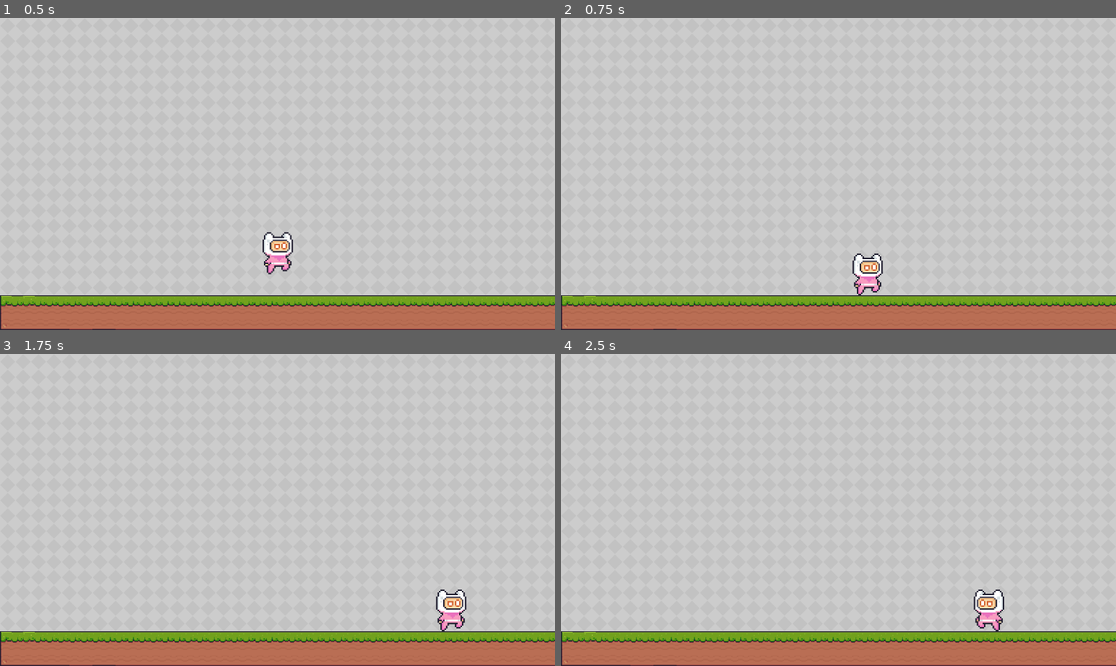
Above: before the commit, frames 1-4 (two rows, left to right).
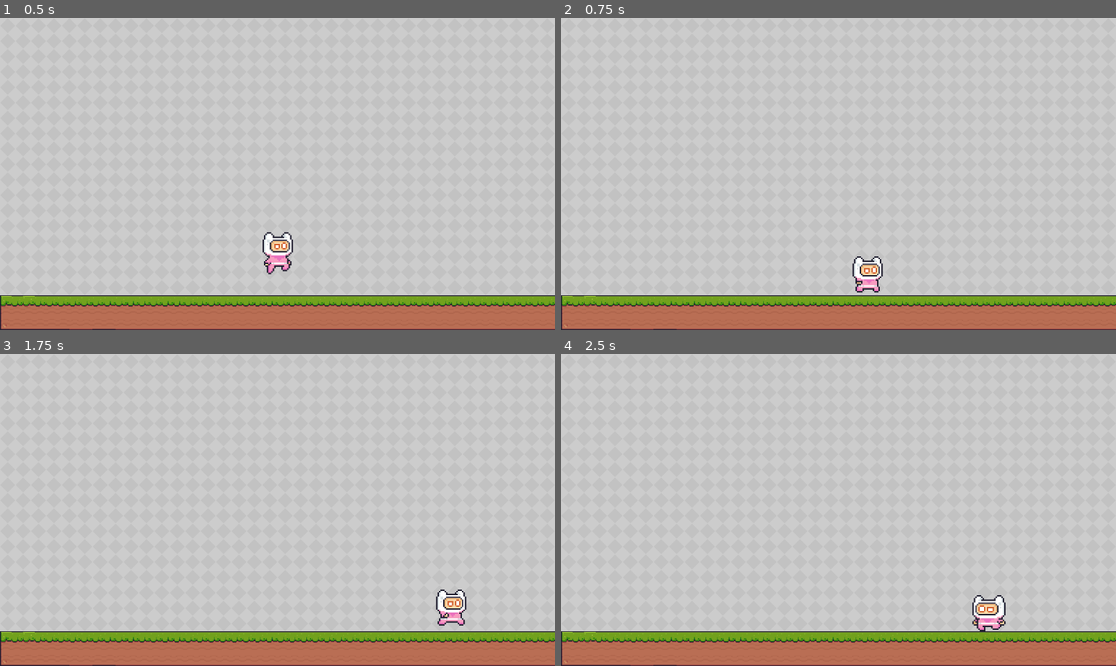
Above: after the commit, the same moments.

Repository: LucasMBalieiro/AulaJamso
Game: Godot game, scene res://Scenes/main.tscn
Two runs of this game, one before a commit and one after it. Both use one fixed random seed, a clock stepped at 60 frames per second and the inputs below. The engine's default icon, where the game draws it, is replaced by a stand-in: a white triangle on a blue panel in a dark square.
Inputs:
- Up to frame 1 (0.5 s): no input
- Up to frame 2 (0.75 s): tap Enter (ui_accept) at 0.5 s; hold Right (ui_right) from 0.53 s (still down); tap P (punch, bound only after the commit) at 0.6 s
- Up to frame 3 (1.75 s): keep holding Right (ui_right); tap Enter (ui_accept) at 0.77, 1.52 s; tap P (punch, bound only after the commit) at 1.35 s
- Up to frame 4 (2.5 s): release Right (ui_right) at 2.03 s; hold Left (ui_left) from 2.03 s (still down); tap P (punch, bound only after the commit) at 2.1 s

Frame 1 is identical in both runs. In frame 2, 0.4% of the frame differs, in the area x 52-59%, y 75-89%; in frame 3, 0.2%; in frame 4, 0.6%, in the area x 74-81%, y 75-89%.

Commit message:
Create key input

Diff:
--- a/Scripts/personagem.gd
+++ b/Scripts/personagem.gd
@@ -7,6 +7,9 @@
 @onready var animated_sprite_2d: AnimatedSprite2D = $AnimatedSprite2D
 
 func _physics_process(delta: float) -> void:
+
+	if Input.is_action_just_pressed('punch'):
+		print("SOCO!")
 
 	if Input.is_action_just_pressed('ui_left'):
 		animated_sprite_2d.flip_h = true
@@ -19,10 +22,10 @@
 	var direction := Input.get_axis("ui_left", "ui_right")
 	if direction:
 		velocity.x = direction * SPEED
-		#animated_sprite_2d.animation = "run"
+		animated_sprite_2d.animation = "run"
 	else:
 		velocity.x = move_toward(velocity.x, 0, SPEED)
-		#animated_sprite_2d.animation = "idle"
+		animated_sprite_2d.animation = "idle"
 
 	if not is_on_floor():
 		velocity += get_gravity() * delta
--- a/project.godot
+++ b/project.godot
@@ -44,3 +44,8 @@
 , Object(InputEventKey,"resource_local_to_scene":false,"resource_name":"","device":-1,"window_id":0,"alt_pressed":false …(183 unchanged characters)…
 ]
 }
+punch={
+"deadzone": 0.2,
+"events": [Object(InputEventKey,"resource_local_to_scene":false,"resource_name":"","device":0,"window_id":0,"alt_pressed":false,"shift_pressed":false,"ctrl_pressed":false,"meta_pressed":false,"pressed":false,"keycode":0,"physical_keycode":80,"key_label":0,"unicode":0,"location":0,"echo":false,"script":null)
+]
+}
